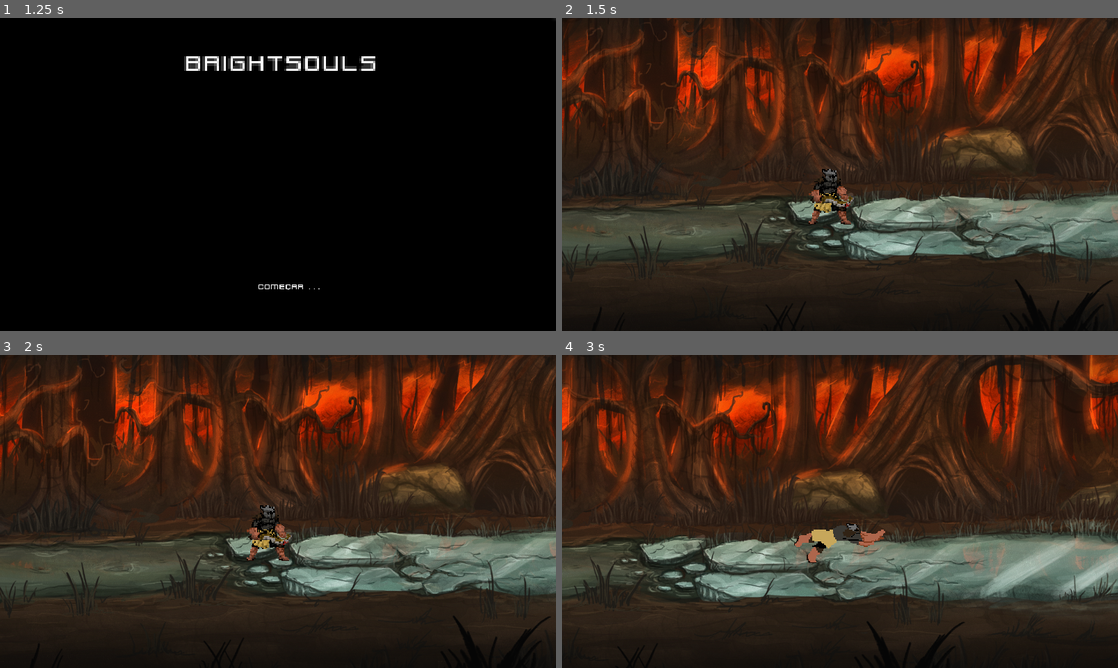
Above: before the commit, frames 1-4 (two rows, left to right).
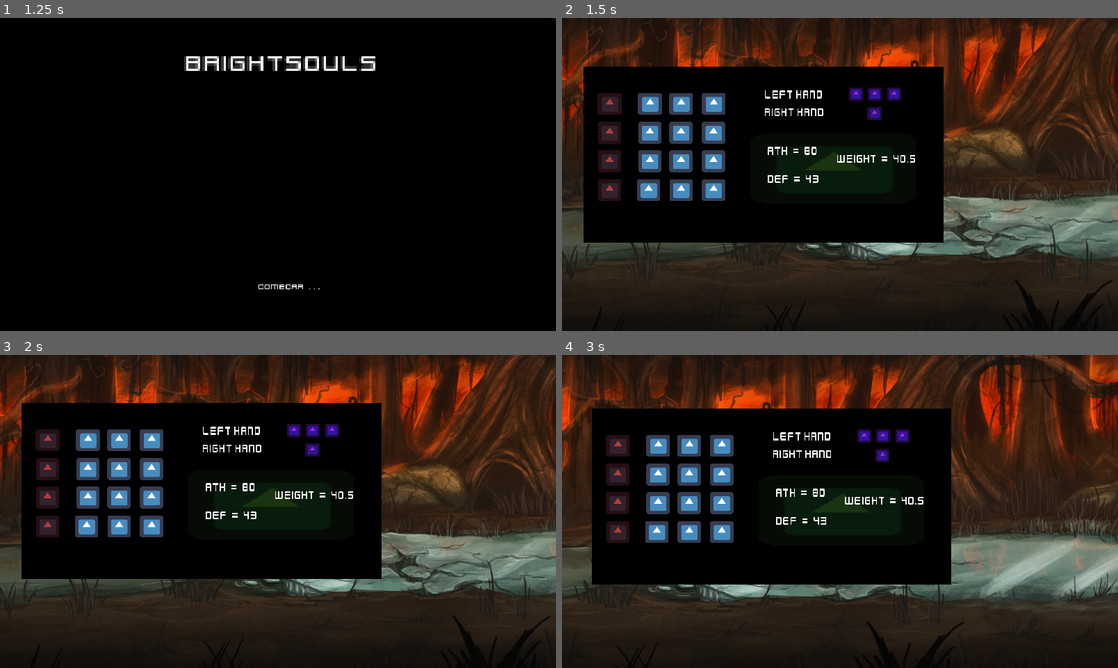
Above: after the commit, the same moments.

Repository: DouglasKosvoski/Bright
Game: Godot game, scene res://Scenes/MAIN_MENU.tscn
Same seed, same stepped clock (60 frames per second), same inputs: the game is played once before the commit and once after it. The engine's default icon, where the game draws it, is replaced by a stand-in: a white triangle on a blue panel in a dark square.
Inputs (mouse positions are in pixels of both pictures, inside the frame that each line leads up to):
- Up to frame 1 (1.25 s): click "new game" at 0.5 s
- Up to frame 2 (1.5 s): click "COMEÇAR . . ." at 1.25 s
- Up to frame 3 (2 s): no input
- Up to frame 4 (3 s): move the mouse to (962, 495) at 2.02 s; press the mouse at (962, 495) at 2.03 s; hold D (right) from 2.03 s (still down); tap Space (jump) at 2.27 s; move the mouse to (728, 527) at 2.77 s; release the mouse at (728, 527) at 2.78 s; tap Ctrl (roll) at 2.85 s

Frame 1 is identical in both runs. In frame 2, 35% of the frame differs, in the area x 3-69%, y 15-72%; in frame 3, 35%; in frame 4, 36%, in the area x 5-70%, y 17-74%.
Error after the commit: Attempt to call function 'set_visible' in base 'null instance' on a null instance. (res://scripts/pause_menu.gd:10)

Commit message:
modificado player equipement menu

Diff:
--- a/Scenes/PAUSE_MENU.tscn
+++ b/Scenes/PAUSE_MENU.tscn
@@ -18,6 +18,20 @@
 [ext_resource path="res://sprites/pause_buttoms/quit_idle.png" type="Texture" id=16]
 [ext_resource path="res://sprites/pause_buttoms/quit_hover.png" type="Texture" id=17]
 [ext_resource path="res://sprites/player_equipment.png" type="Texture" id=18]
+[ext_resource path="res://background/icon.png" type="Texture" id=19]
+[ext_resource path="res://font/kenvector_future.ttf" type="DynamicFontData" id=20]
+
+[sub_resource type="DynamicFont" id=1]
+size = 25
+font_data = ExtResource( 20 )
+
+[sub_resource type="DynamicFont" id=3]
+size = 25
+font_data = ExtResource( 20 )
+
+[sub_resource type="DynamicFont" id=2]
+size = 25
+font_data = ExtResource( 20 )
 
 [node name="pause menu" type="Control"]
 anchor_right = 1.0
@@ -106,12 +120,363 @@
 [node name="player equipment" type="Control" parent="."]
 anchor_bottom = 1.0
 margin_left = 56.8182
-margin_top = 91.6087
-margin_right = 56.8182
-margin_bottom = 91.6087
-rect_scale = Vector2( 0.623879, 0.74011 )
-
-[node name="Sprite" type="Sprite" parent="player equipment"]
+margin_top = 93.329
+margin_right = 56.8182
+margin_bottom = 93.329
+rect_scale = Vector2( 0.940066, 1.23446 )
+
+[node name="fundo" type="Sprite" parent="player equipment"]
+modulate = Color( 0, 0, 0, 1 )
+position = Vector2( 510.006, 193.038 )
+scale = Vector2( 2.6463, 1.41537 )
+texture = ExtResource( 18 )
+
+[node name="body parts" type="Control" parent="player equipment"]
+editor/display_folded = true
+margin_left = 46.1985
+margin_top = 67.1462
+margin_right = 86.1985
+margin_bottom = 107.146
+
+[node name="head" type="Control" parent="player equipment/body parts"]
+editor/display_folded = true
+margin_left = 0.313362
+margin_top = -0.000244141
+margin_right = 40.3134
+margin_bottom = 39.9998
+
+[node name="head" type="Sprite" parent="player equipment/body parts/head"]
+modulate = Color( 0.690196, 0.243137, 0.243137, 1 )
+position = Vector2( 32.3799, 22.5266 )
+scale = Vector2( 1.02166, 0.703958 )
+texture = ExtResource( 19 )
+
+[node name="head L" type="Sprite" parent="player equipment/body parts/head"]
+position = Vector2( 145.403, 22.5266 )
+scale = Vector2( 1.02166, 0.703958 )
+texture = ExtResource( 19 )
+
+[node name="head M" type="Sprite" parent="player equipment/body parts/head"]
+position = Vector2( 232.739, 22.5266 )
+scale = Vector2( 1.02166, 0.703958 )
+texture = ExtResource( 19 )
+
+[node name="head H" type="Sprite" parent="player equipment/body parts/head"]
+position = Vector2( 323.812, 22.5266 )
+scale = Vector2( 1.02166, 0.703958 )
+texture = ExtResource( 19 )
+
+[node name="torso" type="Control" parent="player equipment/body parts"]
+editor/display_folded = true
+margin_left = 0.313362
+margin_top = 58.7454
+margin_right = 40.3134
+margin_bottom = 98.7454
+
+[node name="torso" type="Sprite" parent="player equipment/body parts/torso"]
+modulate = Color( 0.690196, 0.243137, 0.243137, 1 )
+position = Vector2( 32.6932, 22.5267 )
+scale = Vector2( 1.02166, 0.703958 )
+texture = ExtResource( 19 )
+
+[node name="torso L" type="Sprite" parent="player equipment/body parts/torso"]
+position = Vector2( 145.716, 22.5267 )
+scale = Vector2( 1.02166, 0.703958 )
+texture = ExtResource( 19 )
+
+[node name="torso M" type="Sprite" parent="player equipment/body parts/torso"]
+position = Vector2( 233.053, 22.5267 )
+scale = Vector2( 1.02166, 0.703958 )
+texture = ExtResource( 19 )
+
+[node name="torso H" type="Sprite" parent="player equipment/body parts/torso"]
+position = Vector2( 324.125, 22.5267 )
+scale = Vector2( 1.02166, 0.703958 )
+texture = ExtResource( 19 )
+
+[node name="legs" type="Control" parent="player equipment/body parts"]
+editor/display_folded = true
+margin_left = 0.313362
+margin_top = 117.491
+margin_right = 40.3134
+margin_bottom = 157.491
+
+[node name="legs" type="Sprite" parent="player equipment/body parts/legs"]
+modulate = Color( 0.690196, 0.243137, 0.243137, 1 )
+position = Vector2( 32.6932, 22.5266 )
+scale = Vector2( 1.02166, 0.703958 )
+texture = ExtResource( 19 )
+
+[node name="leg L" type="Sprite" parent="player equipment/body parts/legs"]
+position = Vector2( 145.716, 22.5266 )
+scale = Vector2( 1.02166, 0.703958 )
+texture = ExtResource( 19 )
+
+[node name="leg M" type="Sprite" parent="player equipment/body parts/legs"]
+position = Vector2( 233.053, 22.5266 )
+scale = Vector2( 1.02166, 0.703958 )
+texture = ExtResource( 19 )
+
+[node name="leg H" type="Sprite" parent="player equipment/body parts/legs"]
+position = Vector2( 324.125, 22.5266 )
+scale = Vector2( 1.02166, 0.703958 )
+texture = ExtResource( 19 )
+
+[node name="foot" type="Control" parent="player equipment/body parts"]
+editor/display_folded = true
+margin_top = 176.237
+margin_right = 40.0
+margin_bottom = 216.237
+
+[node name="foot" type="Sprite" parent="player equipment/body parts/foot"]
+modulate = Color( 0.690196, 0.243137, 0.243137, 1 )
+position = Vector2( 33.0066, 22.5267 )
+scale = Vector2( 1.02166, 0.703958 )
+texture = ExtResource( 19 )
+
+[node name="foot L" type="Sprite" parent="player equipment/body parts/foot"]
+position = Vector2( 142.293, 22.5266 )
+scale = Vector2( 1.02166, 0.703958 )
+texture = ExtResource( 19 )
+
+[node name="foot H" type="Sprite" parent="player equipment/body parts/foot"]
+position = Vector2( 324.438, 22.5266 )
+scale = Vector2( 1.02166, 0.703958 )
+texture = ExtResource( 19 )
+
+[node name="foot M" type="Sprite" parent="player equipment/body parts/foot"]
+position = Vector2( 233.366, 22.5266 )
+scale = Vector2( 1.02166, 0.703958 )
+texture = ExtResource( 19 )
+
+[node name="atk def" type="Control" parent="player equipment"]
+editor/display_folded = true
+margin_left = 473.577
+margin_top = 140.578
+margin_right = 473.577
+margin_bottom = 860.578
+
+[node name="Sprite" type="Sprite" parent="player equipment/atk def"]
+modulate = Color( 0.333333, 0.360784, 0.345098, 1 )
+self_modulate = Color( 0.305882, 0.556863, 0.180392, 1 )
+position = Vector2( 231.54, 80.0228 )
+scale = Vector2( 7.23563, 2.23819 )
+texture = ExtResource( 19 )
+
+[node name="atk" type="Label" parent="player equipment/atk def"]
+margin_left = 49.3951
+margin_top = 28.1975
+margin_right = 199.395
+margin_bottom = 89.1975
+custom_fonts/font = SubResource( 1 )
+text = "ATk  =  80
+"
+valign = 2
+
+[node name="def" type="Label" parent="player equipment/atk def"]
+margin_left = 49.3951
+margin_top = 86.9432
+margin_right = 199.395
+margin_bottom = 147.943
+custom_fonts/font = SubResource( 3 )
+text = "DEF  =  43
+"
+valign = 1
+
+[node name="weight" type="Label" parent="player equipment/atk def"]
+margin_left = 236.788
+margin_top = 13.5111
+margin_right = 470.788
+margin_bottom = 106.511
+custom_fonts/font = SubResource( 2 )
+text = "weight  =  40.5"
+align = 1
+valign = 1
+
+[node name="hands" type="Control" parent="player equipment"]
+margin_left = 473.577
+margin_top = 67.1462
+margin_right = 513.577
+margin_bottom = 107.146
+
+[node name="right" type="Control" parent="player equipment/hands"]
+margin_left = 40.0
+margin_top = 24.548
+margin_right = 80.0
+margin_bottom = 64.548
+
+[node name="right" type="Label" parent="player equipment/hands/right"]
+margin_top = 6.10352e-05
+margin_right = 182.0
+margin_bottom = 61.0001
+custom_fonts/font = SubResource( 1 )
+text = "right hand"
+
+[node name="r" type="Control" parent="player equipment/hands/right"]
+margin_left = 288.181
+margin_top = 4.77942
+margin_right = 328.181
+margin_bottom = 44.7794
+rect_scale = Vector2( 0.598761, 0.598761 )
+
+[node name="1" type="Sprite" parent="player equipment/hands/right/r"]
+modulate = Color( 0.639216, 0.160784, 0.752941, 1 )
+position = Vector2( 31.8188, 20.1901 )
+scale = Vector2( 1.02166, 0.703958 )
+texture = ExtResource( 19 )
+
+[node name="left" type="Control" parent="player equipment/hands"]
+margin_left = 40.0
+margin_top = -10.6725
+margin_right = 80.0
+margin_bottom = 29.3275
+
+[node name="left" type="Label" parent="player equipment/hands/left"]
+margin_left = -3.05176e-05
+margin_top = 6.10352e-05
+margin_right = 174.0
+margin_bottom = 61.0001
+custom_fonts/font = SubResource( 1 )
+text = "left hand"
+
+[node name="l" type="Control" parent="player equipment/hands/left"]
+margin_left = 235.887
+margin_right = 275.887
+margin_bottom = 40.0
+rect_scale = Vector2( 0.598761, 0.598761 )
+
+[node name="1" type="Sprite" parent="player equipment/hands/left/l"]
+modulate = Color( 0.690196, 0.14902, 0.839216, 1 )
+position = Vector2( 32.6933, 22.5266 )
+scale = Vector2( 1.02166, 0.703958 )
+texture = ExtResource( 19 )
+
+[node name="2" type="Sprite" parent="player equipment/hands/left/l"]
+modulate = Color( 0.690196, 0.14902, 0.839216, 1 )
+position = Vector2( 120.03, 22.5266 )
+scale = Vector2( 1.02166, 0.703958 )
+texture = ExtResource( 19 )
+
+[node name="3" type="Sprite" parent="player equipment/hands/left/l"]
+modulate = Color( 0.690196, 0.14902, 0.839216, 1 )
+position = Vector2( 211.102, 22.5266 )
+scale = Vector2( 1.02166, 0.703958 )
+texture = ExtResource( 19 )
+
+[node name="head3" type="Control" parent="player equipment/hands"]
+editor/display_folded = true
+margin_left = -427.065
+margin_top = -0.000244141
+margin_right = -387.065
+margin_bottom = 39.9998
+
+[node name="head" type="Sprite" parent="player equipment/hands/head3"]
+modulate = Color( 0.690196, 0.243137, 0.243137, 1 )
+position = Vector2( 32.3799, 22.5266 )
+scale = Vector2( 1.02166, 0.703958 )
+texture = ExtResource( 19 )
+
+[node name="head L" type="Sprite" parent="player equipment/hands/head3"]
+position = Vector2( 145.403, 22.5266 )
+scale = Vector2( 1.02166, 0.703958 )
+texture = ExtResource( 19 )
+
+[node name="head M" type="Sprite" parent="player equipment/hands/head3"]
+position = Vector2( 232.739, 22.5266 )
+scale = Vector2( 1.02166, 0.703958 )
+texture = ExtResource( 19 )
+
+[node name="head H" type="Sprite" parent="player equipment/hands/head3"]
+position = Vector2( 323.812, 22.5266 )
+scale = Vector2( 1.02166, 0.703958 )
+texture = ExtResource( 19 )
+
+[node name="inventario" type="Control" parent="."]
+editor/display_folded = true
+visible = false
+anchor_bottom = 1.0
+margin_left = 56.8182
+margin_top = 91.6087
+margin_right = 56.8182
+margin_bottom = 91.6087
+rect_scale = Vector2( 0.623879, 0.74011 )
+
+[node name="Sprite" type="Sprite" parent="inventario"]
+position = Vector2( 530.643, 357.907 )
+scale = Vector2( 2.78076, 2.78076 )
+texture = ExtResource( 18 )
+
+[node name="stats2" type="Control" parent="."]
+editor/display_folded = true
+visible = false
+anchor_bottom = 1.0
+margin_left = 56.8182
+margin_top = 91.6087
+margin_right = 56.8182
+margin_bottom = 91.6087
+rect_scale = Vector2( 0.623879, 0.74011 )
+
+[node name="Sprite" type="Sprite" parent="stats2"]
+position = Vector2( 530.643, 357.907 )
+scale = Vector2( 2.78076, 2.78076 )
+texture = ExtResource( 18 )
+
+[node name="video settings" type="Control" parent="."]
+editor/display_folded = true
+visible = false
+anchor_bottom = 1.0
+margin_left = 56.8182
+margin_top = 91.6087
+margin_right = 56.8182
+margin_bottom = 91.6087
+rect_scale = Vector2( 0.623879, 0.74011 )
+
+[node name="Sprite" type="Sprite" parent="video settings"]
+position = Vector2( 530.643, 357.907 )
+scale = Vector2( 2.78076, 2.78076 )
+texture = ExtResource( 18 )
+
+[node name="audio settings" type="Control" parent="."]
+editor/display_folded = true
+visible = false
+anchor_bottom = 1.0
+margin_left = 56.8182
+margin_top = 91.6087
+margin_right = 56.8182
+margin_bottom = 91.6087
+rect_scale = Vector2( 0.623879, 0.74011 )
+
+[node name="Sprite" type="Sprite" parent="audio settings"]
+position = Vector2( 530.643, 357.907 )
+scale = Vector2( 2.78076, 2.78076 )
+texture = ExtResource( 18 )
+
+[node name="binds settings" type="Control" parent="."]
+editor/display_folded = true
+visible = false
+anchor_bottom = 1.0
+margin_left = 56.8182
+margin_top = 91.6087
+margin_right = 56.8182
+margin_bottom = 91.6087
+rect_scale = Vector2( 0.623879, 0.74011 )
+
+[node name="Sprite" type="Sprite" parent="binds settings"]
+position = Vector2( 530.643, 357.907 )
+scale = Vector2( 2.78076, 2.78076 )
+texture = ExtResource( 18 )
+
+[node name="are you sure" type="Control" parent="."]
+editor/display_folded = true
+visible = false
+anchor_bottom = 1.0
+margin_left = 56.8182
+margin_top = 91.6087
+margin_right = 56.8182
+margin_bottom = 91.6087
+rect_scale = Vector2( 0.623879, 0.74011 )
+
+[node name="Sprite" type="Sprite" parent="are you sure"]
 position = Vector2( 530.643, 357.907 )
 scale = Vector2( 2.78076, 2.78076 )
 texture = ExtResource( 18 )
Not shown: 1 places in Scenes/PAUSE_MENU.tscn that only renumber resources
